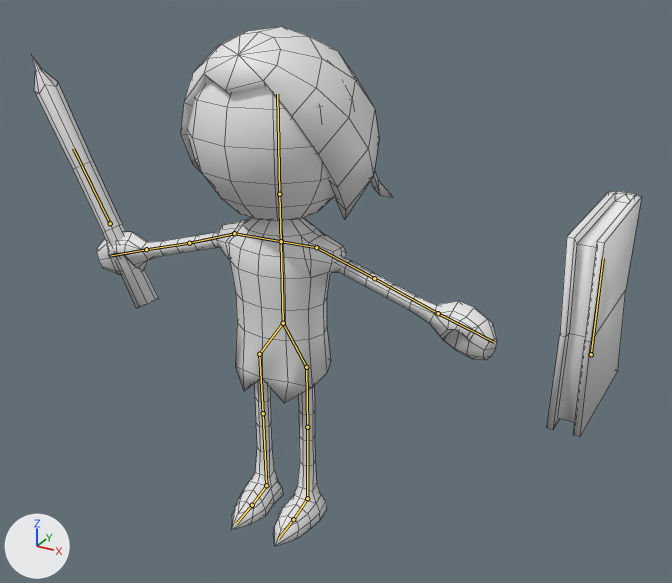
What one commit did to the Blender file Assets/Models/char.blend.
Camera for both pictures: a 50 mm camera at (5.57, -8.7, 7.64) aimed at (0.66, 0.24, 3.17). Arrows for +X, +Y and +Z are at lower left; the lights stay in place. The bones that bend it are drawn over the model as lines. Mesh edges are drawn as thin lines.

In view in the first picture: 'Book', 'Char', 'Pen'.
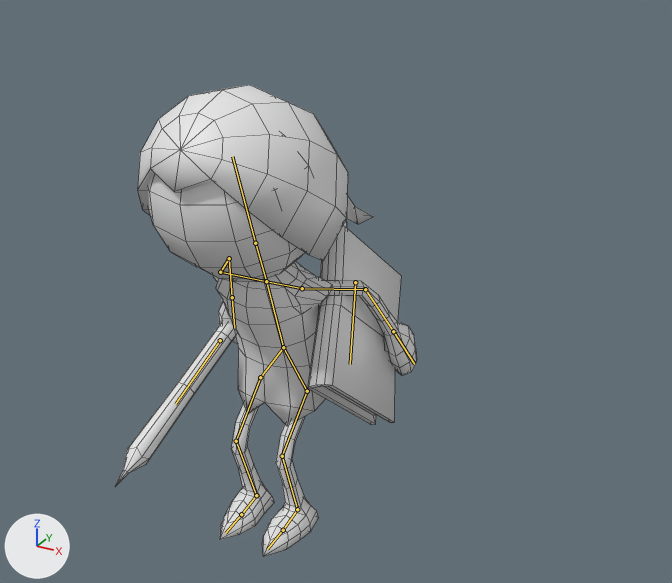
The newer file adds an action. The first version stands in its rest pose; the second is drawn at frame 10 of the action 'Win'.

Diff of the bpy script that builds the scene:
```diff
--- a/Assets/Models/char.blend.py
+++ b/Assets/Models/char.blend.py
@@ bone_bone @@
 bone_bone = bpy.data.objects['Armature'].pose.bones['Bone']
-bone_bone.location = (0.0, 0.0, 0.0)
-bone_bone.rotation_quaternion = (1.0, 0.0, 0.0, 0.0)  # degrees (0, 0, 0)
+bone_bone.location = (0.0, -0.34, 0.0)
+bone_bone.rotation_quaternion = (0.988, 0.157, 0.0, 0.0)  # degrees (18, 0, 0)
@@ bone_bone_002 @@
 bone_bone_002 = bpy.data.objects['Armature'].pose.bones['Bone.002']  # child of 'Bone.001'
-bone_bone_002.rotation_quaternion = (1.0, 0.0, 0.0, 0.0)  # degrees (0, 0, 0)
+bone_bone_002.rotation_quaternion = (0.637, -0.313, 0.683, 0.172)  # degrees (52, 102, 92)
@@ bone_bone_003 @@
 bone_bone_003 = bpy.data.objects['Armature'].pose.bones['Bone.003']  # child of 'Bone.002'
-bone_bone_003.rotation_quaternion = (1.0, 0.0, 0.0, 0.0)  # degrees (0, 0, 0)
+bone_bone_003.rotation_quaternion = (0.904, 0.167, 0.084, -0.384)  # degrees (14, 16, -44)
@@ bone_bone_022 @@
 bone_bone_022 = bpy.data.objects['Armature'].pose.bones['Bone.022']  # child of 'Bone.004'
-bone_bone_022.location = (0.0, 0.0, 0.0)
-bone_bone_022.rotation_quaternion = (1.0, 0.0, 0.0, 0.0)  # degrees (0, 0, 0)
+bone_bone_022.location = (-2.38, -0.1, 0.33)
+bone_bone_022.rotation_quaternion = (0.665, 0.219, 0.69, -0.187)  # degrees (-35, 93, -69)
@@ bone_bone_006 @@
 bone_bone_006 = bpy.data.objects['Armature'].pose.bones['Bone.006']  # child of 'Bone.005'
-bone_bone_006.rotation_quaternion = (1.0, 0.0, 0.0, 0.0)  # degrees (0, 0, 0)
+bone_bone_006.rotation_quaternion = (0.533, -0.438, -0.706, -0.16)  # degrees (32, -117, -84)
@@ bone_bone_007 @@
 bone_bone_007 = bpy.data.objects['Armature'].pose.bones['Bone.007']  # child of 'Bone.006'
-bone_bone_007.rotation_quaternion = (1.0, 0.0, 0.0, 0.0)  # degrees (0, 0, 0)
+bone_bone_007.rotation_quaternion = (0.879, 0.393, -0.082, 0.257)  # degrees (44, -20, 24)
@@ bone_bone_009 @@
 bone_bone_009 = bpy.data.objects['Armature'].pose.bones['Bone.009']  # child of 'Bone'
-bone_bone_009.rotation_quaternion = (1.0, 0.0, 0.0, 0.0)  # degrees (0, 0, 0)
+bone_bone_009.rotation_quaternion = (1.0, 0.0, 0.0, 0.018)  # degrees (0, 0, 2)
@@ bone_bone_010 @@
 bone_bone_010 = bpy.data.objects['Armature'].pose.bones['Bone.010']  # child of 'Bone.009'
-bone_bone_010.rotation_quaternion = (1.0, 0.0, 0.0, 0.0)  # degrees (0, 0, 0)
+bone_bone_010.rotation_quaternion = (1.0, 0.0, 0.0, 0.011)  # degrees (0, 0, 1)
@@ bone_bone_011 @@
 bone_bone_011 = bpy.data.objects['Armature'].pose.bones['Bone.011']
-bone_bone_011.location = (0.0, 0.0, 0.0)
+bone_bone_011.location = (0.0, 0.28, -0.19)
@@ bone_bone_012 @@
 bone_bone_012 = bpy.data.objects['Armature'].pose.bones['Bone.012']  # child of 'Bone.011'
-bone_bone_012.rotation_quaternion = (1.0, 0.0, 0.0, 0.0)  # degrees (0, 0, 0)
+bone_bone_012.rotation_quaternion = (0.921, 0.0, -0.007, -0.389)  # degrees (0, -1, -46)
@@ bone_bone_013 @@
 bone_bone_013 = bpy.data.objects['Armature'].pose.bones['Bone.013']  # child of 'Bone.012'
-bone_bone_013.rotation_quaternion = (1.0, 0.0, 0.0, 0.0)  # degrees (0, 0, 0)
+bone_bone_013.rotation_quaternion = (0.841, 0.0, 0.008, 0.54)  # degrees (1, 1, 65)
@@ bone_bone_014 @@
 bone_bone_014 = bpy.data.objects['Armature'].pose.bones['Bone.014']  # child of 'Bone.013'
-bone_bone_014.rotation_quaternion = (1.0, 0.0, 0.0, 0.0)  # degrees (0, 0, 0)
+bone_bone_014.rotation_quaternion = (0.982, 0.189, 0.0, 0.0)  # degrees (22, 0, 0)
@@ bone_bone_016 @@
 bone_bone_016 = bpy.data.objects['Armature'].pose.bones['Bone.016']
-bone_bone_016.location = (0.0, 0.0, 0.0)
+bone_bone_016.location = (0.0, 0.29, -0.18)
@@ bone_bone_017 @@
 bone_bone_017 = bpy.data.objects['Armature'].pose.bones['Bone.017']  # child of 'Bone.016'
-bone_bone_017.rotation_quaternion = (1.0, 0.0, 0.0, 0.0)  # degrees (0, 0, 0)
+bone_bone_017.rotation_quaternion = (0.921, -0.39, 0.0, 0.0)  # degrees (-46, 0, 0)
@@ bone_bone_018 @@
 bone_bone_018 = bpy.data.objects['Armature'].pose.bones['Bone.018']  # child of 'Bone.017'
-bone_bone_018.rotation_quaternion = (1.0, 0.0, 0.0, 0.0)  # degrees (0, 0, 0)
+bone_bone_018.rotation_quaternion = (0.842, 0.0, -0.007, -0.539)  # degrees (0, -1, -65)
@@ bone_bone_019 @@
 bone_bone_019 = bpy.data.objects['Armature'].pose.bones['Bone.019']  # child of 'Bone.018'
-bone_bone_019.rotation_quaternion = (1.0, 0.0, 0.0, 0.0)  # degrees (0, 0, 0)
+bone_bone_019.rotation_quaternion = (0.981, 0.194, 0.0, 0.0)  # degrees (22, 0, 0)
```

Location of each change, (x1, y1, x2, y2) in pixels of the pictures (672 x 583 px):
'Char', posed (30% narrower, 9% shorter): before (97, 26, 497, 546); after (137, 85, 417, 556)
'Book', posed (17% shorter): before (547, 191, 642, 437); after (308, 220, 401, 425)
'Pen', posed: before (31, 55, 158, 308); after (116, 324, 235, 485)
bone 'Bone', root to tip: before (283, 323) to (281, 241); after (283, 347) to (266, 281)
bone 'Bone.002', root to tip: before (316, 247) to (374, 278); after (302, 288) to (365, 289)
bone 'Bone.003', root to tip: before (374, 278) to (438, 313); after (365, 289) to (393, 331)
bone 'Bone.022', root to tip: before (591, 354) to (603, 258); after (355, 282) to (350, 364)
bone 'Bone.006', root to tip: before (234, 233) to (189, 243); after (220, 272) to (229, 258)
bone 'Bone.007', root to tip: before (189, 243) to (146, 249); after (229, 258) to (232, 297)
bone 'Bone.009', root to tip: before (281, 241) to (279, 194); after (266, 281) to (255, 243)
bone 'Bone.010', root to tip: before (279, 194) to (277, 94); after (255, 243) to (232, 156)
bone 'Bone.011', root to tip: before (283, 323) to (259, 354); after (283, 347) to (260, 377)
bone 'Bone.012', root to tip: before (259, 354) to (263, 413); after (260, 377) to (236, 441)
bone 'Bone.013', root to tip: before (263, 413) to (266, 485); after (236, 441) to (256, 495)
bone 'Bone.014', root to tip: before (266, 485) to (252, 505); after (256, 495) to (241, 514)
bone 'Bone.016', root to tip: before (283, 323) to (306, 367); after (283, 347) to (307, 391)
bone 'Bone.017', root to tip: before (306, 367) to (307, 427); after (307, 391) to (282, 456)
bone 'Bone.018', root to tip: before (307, 427) to (307, 498); after (282, 456) to (297, 509)
bone 'Bone.019', root to tip: before (307, 498) to (293, 519); after (297, 509) to (283, 530)
